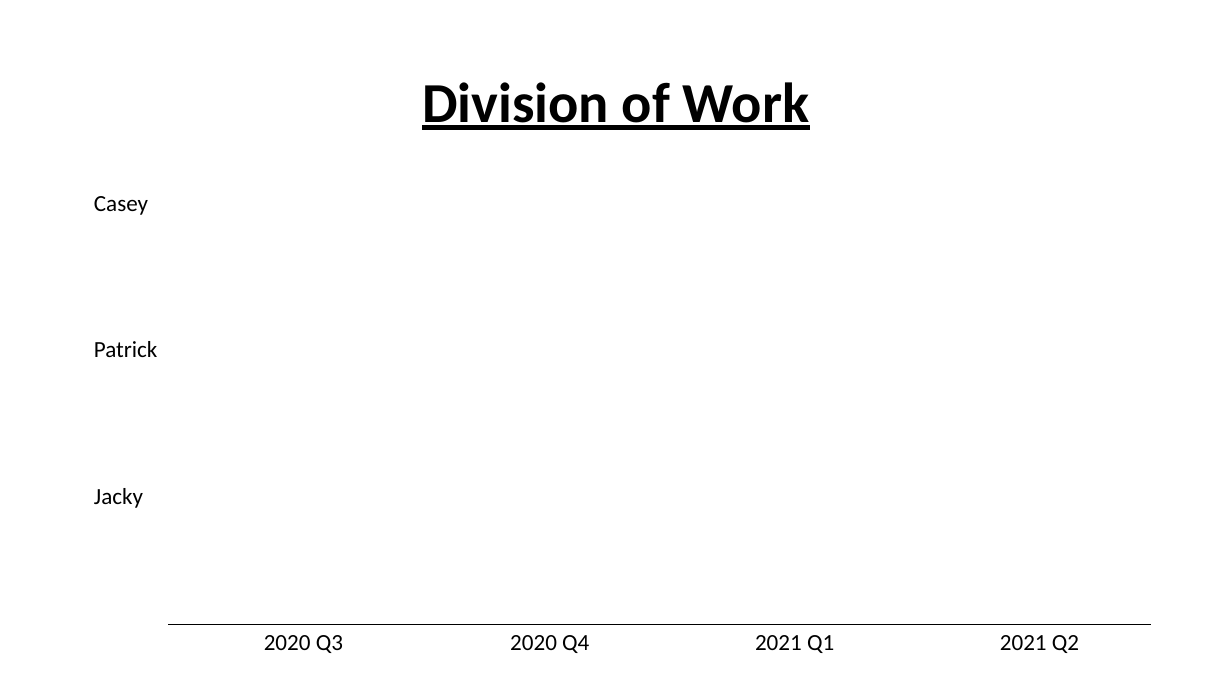
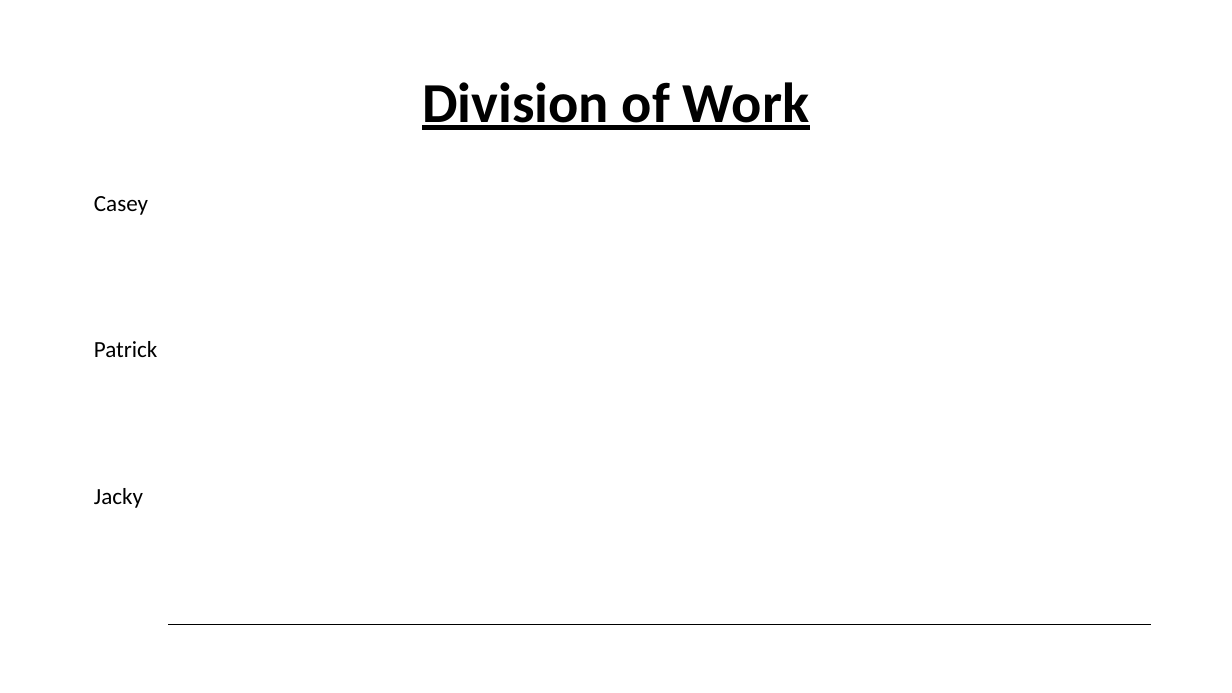
Before and after one commit to casey46ckc/Asso-yr2-FYP, a slide deck: slide 17 of fyp powerpoint/Fyp_revised_v1.1.pptx (slide 16 before the commit). Drawn at 1232x693 pixels with LibreOffice and Linux fonts; fonts in the diff are those of the drawing; background and template pictures are left out. Boxes give left, top, right and bottom in pixels: in the first picture for what was removed or moved away, otherwise in the second. Text is boxed around its words. In the diff, an @@ line names an element or a change of style, - is before the commit and + after.

Commit message:
update ppt

```diff
--- a/fyp powerpoint/Fyp_revised_v1.1.pptx
+++ b/fyp powerpoint/Fyp_revised_v1.1.pptx
@@ table at (85, 185, 1149, 660) @@
-row 7:  |  | 2020 Q3 |  | 2020 Q4 |  | 2021 Q1 |  | 2021 Q2
+row 7:  |  |  |  |  |  |  |  | 
```
Also in this commit, not shown: 1 other slide changed, 2 slides added, 1 slide removed, 3 other files.
